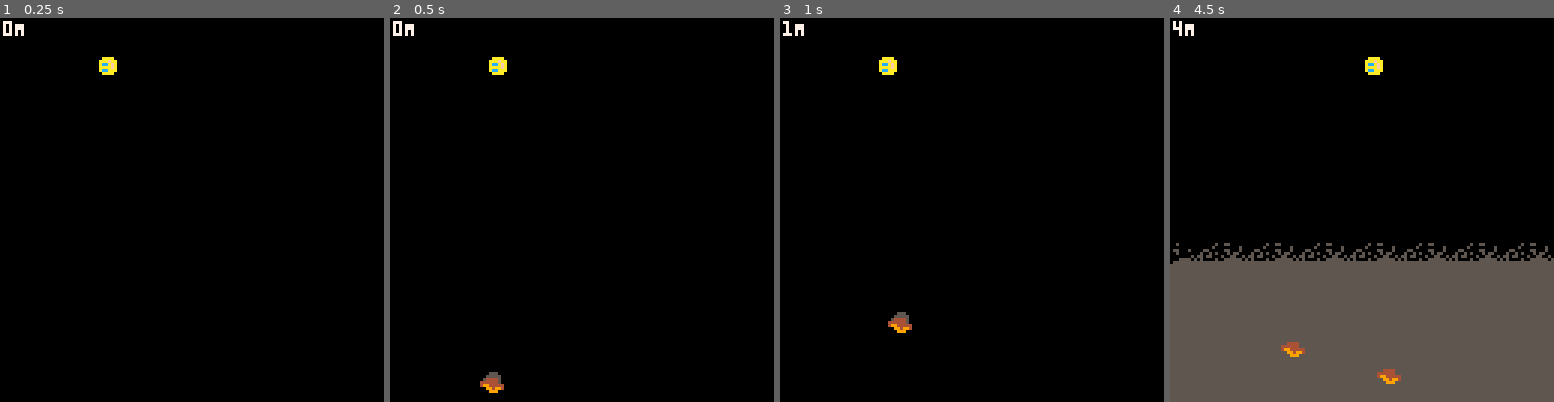
Above: before the commit, frames 1-4 (left to right).
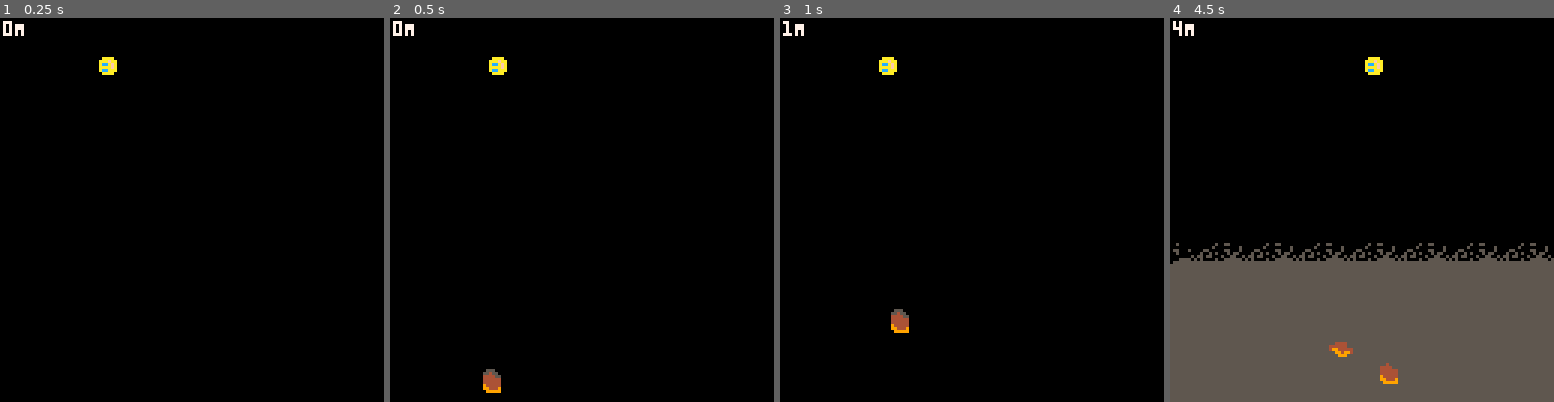
Above: after the commit, the same moments.

Repository: broquaint/pico8-carts
Game: PICO-8 cartridge eggjam16.p8
The game is run twice, just before and just after one commit, with the same random seed, the same clock (stepped at 60 frames per second) and the same inputs.
Inputs:
- Up to frame 1 (0.25 s): no input
- Up to frame 2 (0.5 s): tap X (X key) at 0.33 s
- Up to frame 3 (1 s): tap O (Z key) at 0.7 s
- Up to frame 4 (4.5 s): tap X (X key) at 1.07, 1.85, 2.97, 4.08 s; hold Right 1.6-2.1 s; tap O (Z key) every 0.4 s from 1.7 to 4.1 s; hold Up 2.15-2.42 s; hold Right 2.47-3.03 s; hold Left 3.08-3.58 s; hold Down 3.63-3.97 s; hold Right from 4.02 s (still down)

Frame 1 is identical in both runs. In frame 2, 0.1% of the frame differs, in the area x 23-30%, y 91-98%; in frame 3, 0.1%; in frame 4, 0.4%, in the area x 28-61%, y 84-96%.

Commit message:
Make rocks bounce off the edges
Because why not!

Diff:
--- a/eggjam16.p8
+++ b/eggjam16.p8
@@ -60,7 +60,7 @@
                x = rock_x,
                y = 128 + (8 + n * 3) * n,
                angle = angle_x,
-               sprite = 16,
+               sprite = 15+randx(3),
                speed = 1 + n/3
          })
          dump_once(rock)
@@ -71,7 +71,27 @@
    for obstacle in all(obstacles) do
       obstacle.y = obstacle.y - obstacle.speed
       -- debug('angle', obstacle.angle, ' adds ', next_x)
-      obstacle.x += obstacle.angle
+      local next_x = obstacle.x + obstacle.angle
+      if next_x < 0 then
+         obstacle.angle = abs(obstacle.angle)
+      elseif next_x > 120 then
+         obstacle.angle = -obstacle.angle
+      else
+         obstacle.x += obstacle.angle
+      end
+      for ob2 in all(obstacles) do
+         if obstacle != ob2 then
+            local o1x1 = obstacle.x + 8
+            local o2x1 = ob2.x + 8
+            if obstacle.y > ob2.y and obstacle.y<(ob2.y+8) then
+               if obstacle.x > ob2.x and obstacle.x < o2x1 then
+                  obstacle.angle = -obstacle.angle
+               elseif o1x1 < o2x1 and o1x1 > ob2.x then
+                  obstacle.angle = -obstacle.angle
+               end
+            end
+         end
+      end
    end
 
    for idx,obstacle in pairs(obstacles) do
@@ -117,14 +137,14 @@
 007007000accaaa00000000000000000000000000000000000000000000000000000000000000000000000000000000000000000000000000000000000000000
 0000000000aaaa000000000000000000000000000000000000000000000000000000000000000000000000000000000000000000000000000000000000000000
 00000000000000000000000000000000000000000000000000000000000000000000000000000000000000000000000000000000000000000000000000000000
-00000000000000000000000000000000000000000000000000000000000000000000000000000000000000000000000000000000000000000000000000000000
-00055500000000000000000000000000000000000000000000000000000000000000000000000000000000000000000000000000000000000000000000000000
-00555550000000000000000000000000000000000000000000000000000000000000000000000000000000000000000000000000000000000000000000000000
-05444450000000000000000000000000000000000000000000000000000000000000000000000000000000000000000000000000000000000000000000000000
-44444450000000000000000000000000000000000000000000000000000000000000000000000000000000000000000000000000000000000000000000000000
-49944444000000000000000000000000000000000000000000000000000000000000000000000000000000000000000000000000000000000000000000000000
-00994994000000000000000000000000000000000000000000000000000000000000000000000000000000000000000000000000000000000000000000000000
-00099900000000000000000000000000000000000000000000000000000000000000000000000000000000000000000000000000000000000000000000000000
+00000000005550000555000000000000000000000000000000000000000000000000000000000000000000000000000000000000000000000000000000000000
+00055500055455004445555000000000000000000000000000000000000000000000000000000000000000000000000000000000000000000000000000000000
+00555550044445504444445500000000000000000000000000000000000000000000000000000000000000000000000000000000000000000000000000000000
+05444450044444404444444400000000000000000000000000000000000000000000000000000000000000000000000000000000000000000000000000000000
+44444450044444404444444400000000000000000000000000000000000000000000000000000000000000000000000000000000000000000000000000000000
+49944444094444409944444400000000000000000000000000000000000000000000000000000000000000000000000000000000000000000000000000000000
+00994994099444900999499000000000000000000000000000000000000000000000000000000000000000000000000000000000000000000000000000000000
+00099900009999900009990000000000000000000000000000000000000000000000000000000000000000000000000000000000000000000000000000000000
 00000000000000000000000000000000000000000000000000000000000000000000000000000000000000000000000000000000000000000000000000000000
 05000000000000500500000000000000000000000000000000000000000000000000000000000000000000000000000000000000000000000000000000000000
 00000000000005000000005000000000000000000000000000000000000000000000000000000000000000000000000000000000000000000000000000000000
